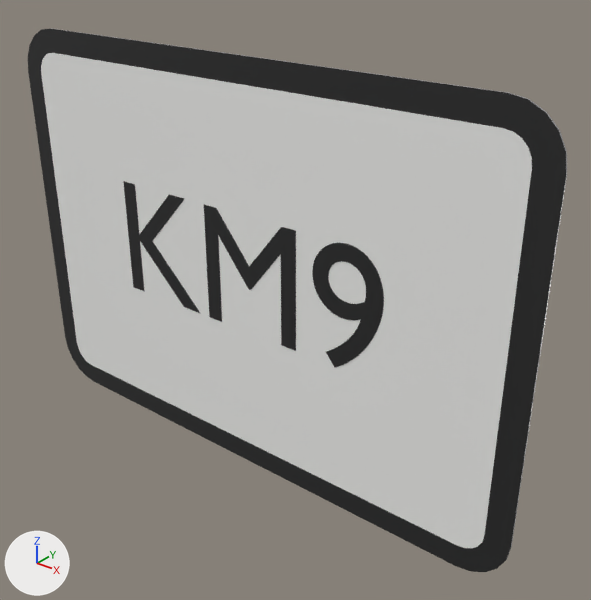
The glTF model panneaux/10_AK_signalisation_temporaire/KM9.glb as it was, and as the next commit left it.
Camera for both pictures: a camera (50 mm lens) standing at (0.408, -0.44, 0.271) and looking at (0.039, 0.021, -0.015). Arrows for +X, +Y and +Z are at lower left; the lights stay in place. The first picture is the older version. Where no turn or scale is listed for an object, it has been applied to the vertices. Vertices at exactly the same position are counted once.

Objects in the first picture: 'KM9_cadre00', 'KM9_fond01', 'KM9_txt02' and 1 more.
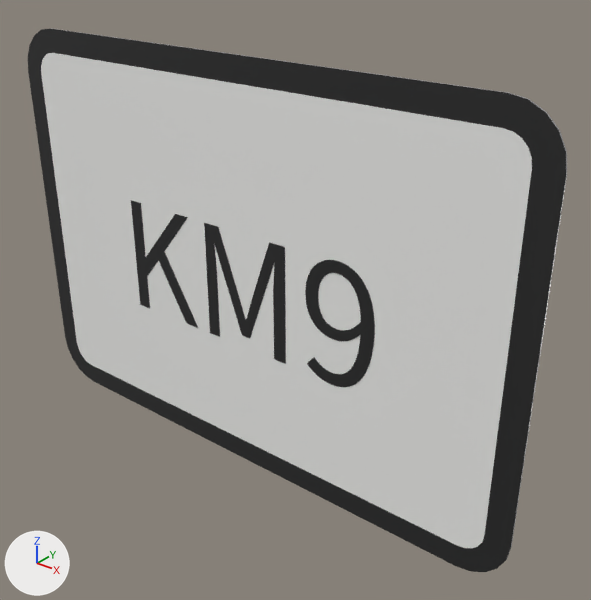
The edits, one by one:
me_t_513 is used by ob_km9_txt02; location (0.0, -0.0023, 0.0).
me_t_513 had 318 vertices, 628 faces and spanned x -0.131..0.136, y 0.0, z -0.045..0.057.
me_t_513 now has 448 vertices, 888 faces and spans x -0.124..0.13, y 0.0, z -0.061..0.042.
me_t_513 part 1: the loose piece of 30 vertices spanning x -0.035..0.058, y 0.0, z -0.044..0.056 is rebuilt with 132 vertices and now spans x -0.035..0.048, y 0.0, z -0.059..0.041.
me_t_513 part 2: the loose piece of 22 vertices spanning x -0.131..-0.046, y 0.0, z -0.044..0.056 is rebuilt with 26 vertices and now spans x -0.124..-0.05, y 0.0, z -0.059..0.041.
me_t_513 part 3: 4 vertices moved within x 0.088..0.096, y 0.0, z 0.03..0.042; 262 vertices removed from x 0.074..0.136, y 0.0, z -0.045..0.057; 286 vertices added at x 0.068..0.13, y 0.0, z -0.061..0.042.

What differs and where, as boxes (x1, y1, x2, y2) in the pictures (591 x 600 px; the box of a moved part takes in the faces that stretch with it):
'KM9_txt02', reshaped (6% narrower): before (123, 181, 384, 367); after (131, 200, 375, 387)
part 1 of me_t_513, rebuilt (11% narrower): before (204, 205, 296, 351); after (204, 223, 286, 364)
part 2 of me_t_513, rebuilt (13% narrower): before (123, 181, 200, 313); after (131, 200, 198, 328)
part 3 of me_t_513, moved or reshaped: before (312, 243, 384, 367); after (305, 260, 375, 387)
